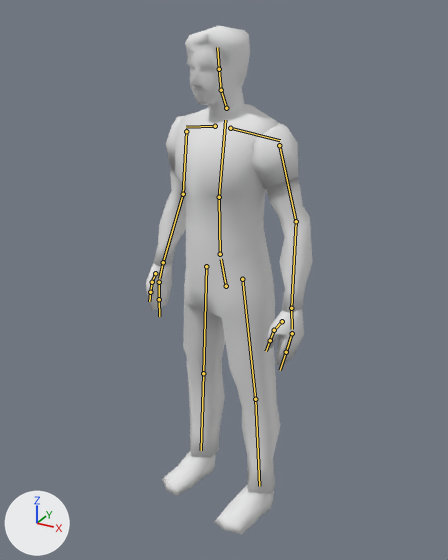
A saved change to the FBX model ArtResources/Characters/NPC/Male Casual/Source/male_casual.fbx.
Both versions are drawn from a camera (50 mm lens) standing at (0.962, -1.754, 1.759) and looking at (0.014, -0.031, 0.898). The axes (+X, +Y, +Z) are drawn at lower left. The lights are the same throughout. The first picture is the older version. The bones that change, and the others that lie on the model, are drawn over the model as lines.

In view in the first picture: 'male_player'.
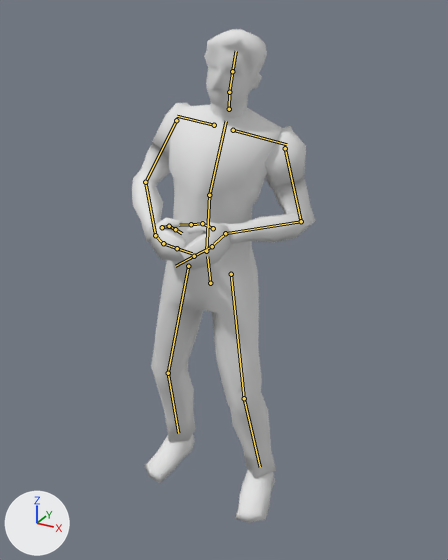
The newer file adds an action. The first version stands in its rest pose; the second is drawn at frame 168 of the action 'rig|Extra'.

The change in detail:
Object 'rig' (bone_rig_object) moves from (0.002, -0.093, -0.015) to (-0.043, -0.11, -0.014).
Object 'rig' (bone_rig_object) turns from (-3, -1, -14) to (-4, -1, 1) degrees about its own x, y and z.
Bone 'spine' (bone_spine) turns from (0, 0, 0) to (-1, 1, -3) degrees about its own x, y and z.
Bone 'chest' (bone_chest) turns from (0, 0, 0) to (-2, 4, -6) degrees about its own x, y and z.
Bone 'neck' (bone_neck) turns from (0, 0, 0) to (1, 0, -2) degrees about its own x, y and z.
Bone 'shoulder_left' (bone_shoulder_left) turns from (0, 0, 0) to (5, 0, 1) degrees about its own x, y and z.
Bone 'upper_arm_left' (bone_upper_arm_left) turns from (0, 0, 0) to (7, 43, 12) degrees about its own x, y and z.
Bone 'forearm_left' (bone_forearm_left) turns from (0, 0, 0) to (78, -5, 9) degrees about its own x, y and z.
Bone 'hand_left' (bone_hand_left) turns from (0, 0, 0) to (-8, -1, 32) degrees about its own x, y and z.
Bone 'shoulder_right' (bone_shoulder_right) turns from (0, 0, 0) to (3, 2, -9) degrees about its own x, y and z.
Bone 'upper_arm_right' (bone_upper_arm_right) turns from (0, 0, 0) to (30, -52, -20) degrees about its own x, y and z.
Bone 'forearm_right' (bone_forearm_right) turns from (0, 0, 0) to (51, 2, -8) degrees about its own x, y and z.
Bone 'hand_right' (bone_hand_right) turns from (0, 0, 0) to (36, 20, 15) degrees about its own x, y and z.
Bone 'thigh_left' (bone_thigh_left) turns from (0, 0, 0) to (-7, -9, -2) degrees about its own x, y and z.
Bone 'shin.L' (bone_shin_l) turns from (0, 0, 0) to (23, 1, 1) degrees about its own x, y and z.
Bone 'thigh_right' (bone_thigh_right) turns from (0, 0, 0) to (-4, 13, 5) degrees about its own x, y and z.
Bone 'shin.R' (bone_shin_r) turns from (0, 0, 0) to (22, -2, -1) degrees about its own x, y and z.

What differs and where, as boxes (x1, y1, x2, y2) in the pictures (448 x 560 px):
'male_player', posed (10% wider)
    before: (146, 26, 313, 534)
    after: (132, 29, 316, 523)
bone 'spine', root to tip
    before: (220, 254) to (219, 197)
    after: (206, 251) to (209, 195)
bone 'chest', root to tip
    before: (219, 197) to (225, 120)
    after: (209, 195) to (226, 121)
bone 'neck', root to tip
    before: (226, 108) to (221, 90)
    after: (229, 109) to (229, 92)
bone 'shoulder_left', root to tip
    before: (230, 128) to (280, 140)
    after: (233, 130) to (286, 144)
bone 'upper_arm_left', root to tip
    before: (279, 145) to (296, 221)
    after: (285, 148) to (301, 221)
bone 'forearm_left', root to tip
    before: (296, 221) to (291, 308)
    after: (301, 221) to (225, 233)
bone 'hand_left', root to tip
    before: (291, 308) to (292, 329)
    after: (225, 233) to (214, 244)
bone 'shoulder_right', root to tip
    before: (215, 126) to (186, 127)
    after: (214, 125) to (177, 116)
bone 'upper_arm_right', root to tip
    before: (186, 131) to (183, 194)
    after: (176, 120) to (145, 182)
bone 'forearm_right', root to tip
    before: (183, 194) to (163, 262)
    after: (145, 182) to (155, 235)
bone 'hand_right', root to tip
    before: (163, 262) to (159, 278)
    after: (155, 235) to (162, 242)
bone 'thigh_left', root to tip
    before: (242, 279) to (255, 399)
    after: (231, 274) to (244, 398)
bone 'shin.L', root to tip
    before: (255, 399) to (259, 486)
    after: (244, 398) to (260, 467)
bone 'thigh_right', root to tip
    before: (206, 266) to (203, 373)
    after: (188, 266) to (168, 373)
bone 'shin.R', root to tip
    before: (203, 373) to (201, 450)
    after: (168, 373) to (178, 433)
